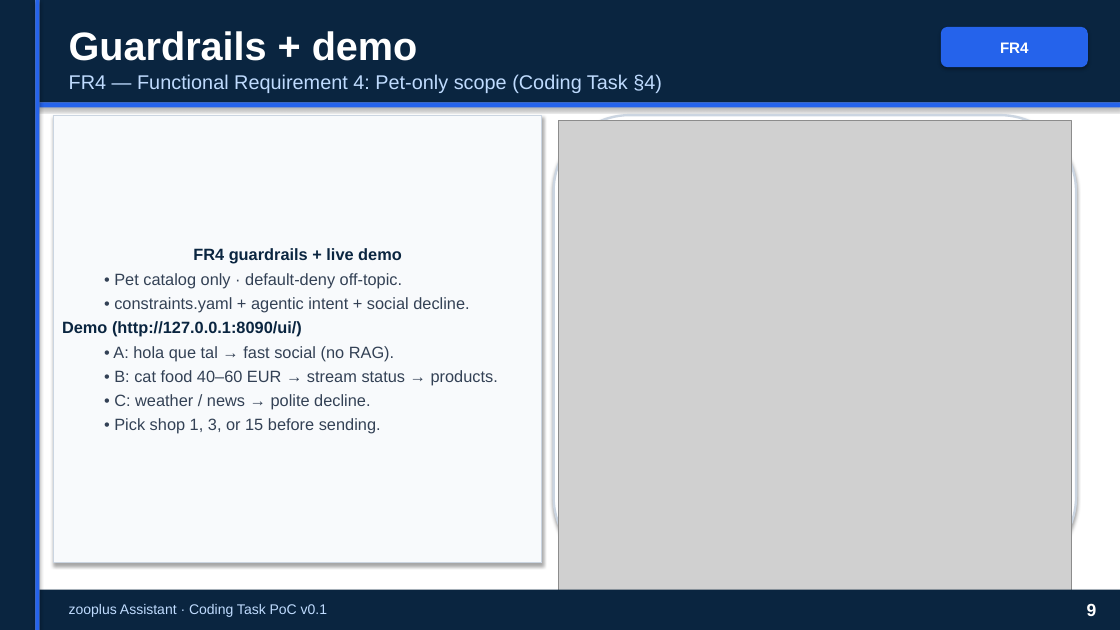
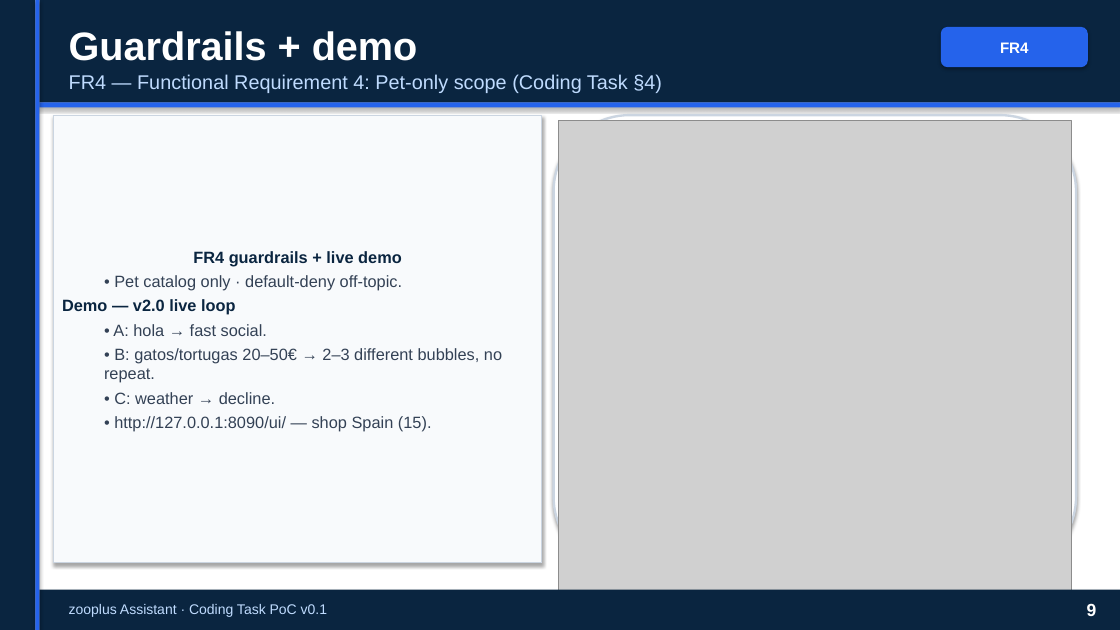
Before and after one commit to peluzzza/PoCAssistantZooplus, a slide deck: slide 9 of docs/deliverables/v0.1/zooplus-assistant-interview-15min-pro.pptx. Drawn at 1120x630 pixels with LibreOffice and Linux fonts; fonts in the diff are those of the drawing; grey boxes stand for pictures. Boxes give left, top, right and bottom in pixels: in the first picture for what was removed or moved away, otherwise in the second. Text is boxed around its words. In the diff, an @@ line names an element or a change of style, - is before the commit and + after.

```diff
--- a/docs/deliverables/v0.1/zooplus-assistant-interview-15min-pro.pptx
+++ b/docs/deliverables/v0.1/zooplus-assistant-interview-15min-pro.pptx
@@ text in rectangle at [62,299,502,432]: text changed @@
-  • constraints.yaml + agentic intent + social decline.
-Demo (http://127.0.0.1:8090/ui/)
-  • A: hola que tal → fast social (no RAG).
-  • B: cat food 40–60 EUR → stream status → products.
-  • C: weather / news → polite decline.
-  • Pick shop 1, 3, or 15 before sending.
+Demo — v2.0 live loop
+  • A: hola → fast social.
+  • B: gatos/tortugas 20–50€ → 2–3 different bubbles, no repeat.
+  • C: weather → decline.
+  • http://127.0.0.1:8090/ui/ — shop Spain (15).
```
Also in this commit, not shown: 3 other slides changed, 13 other files.
